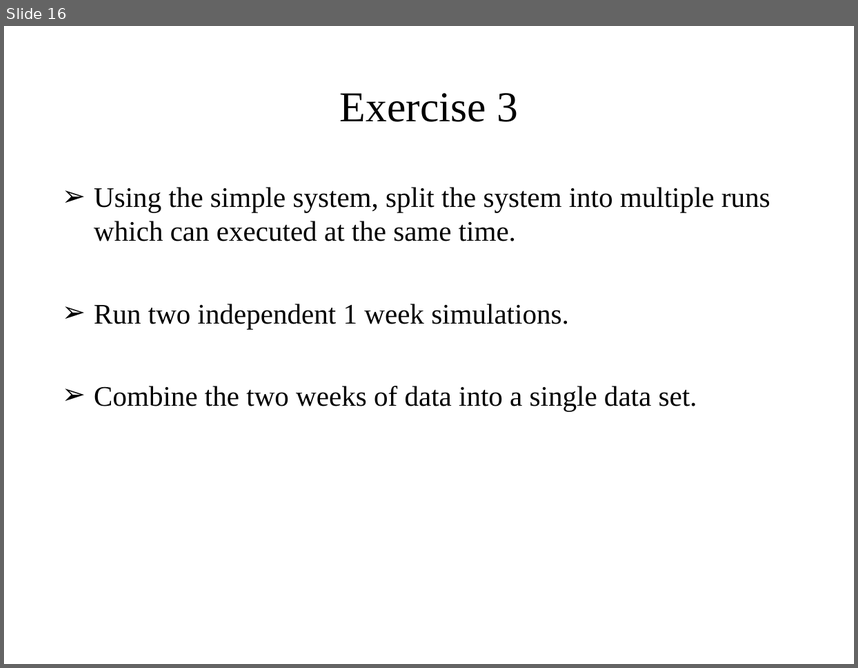
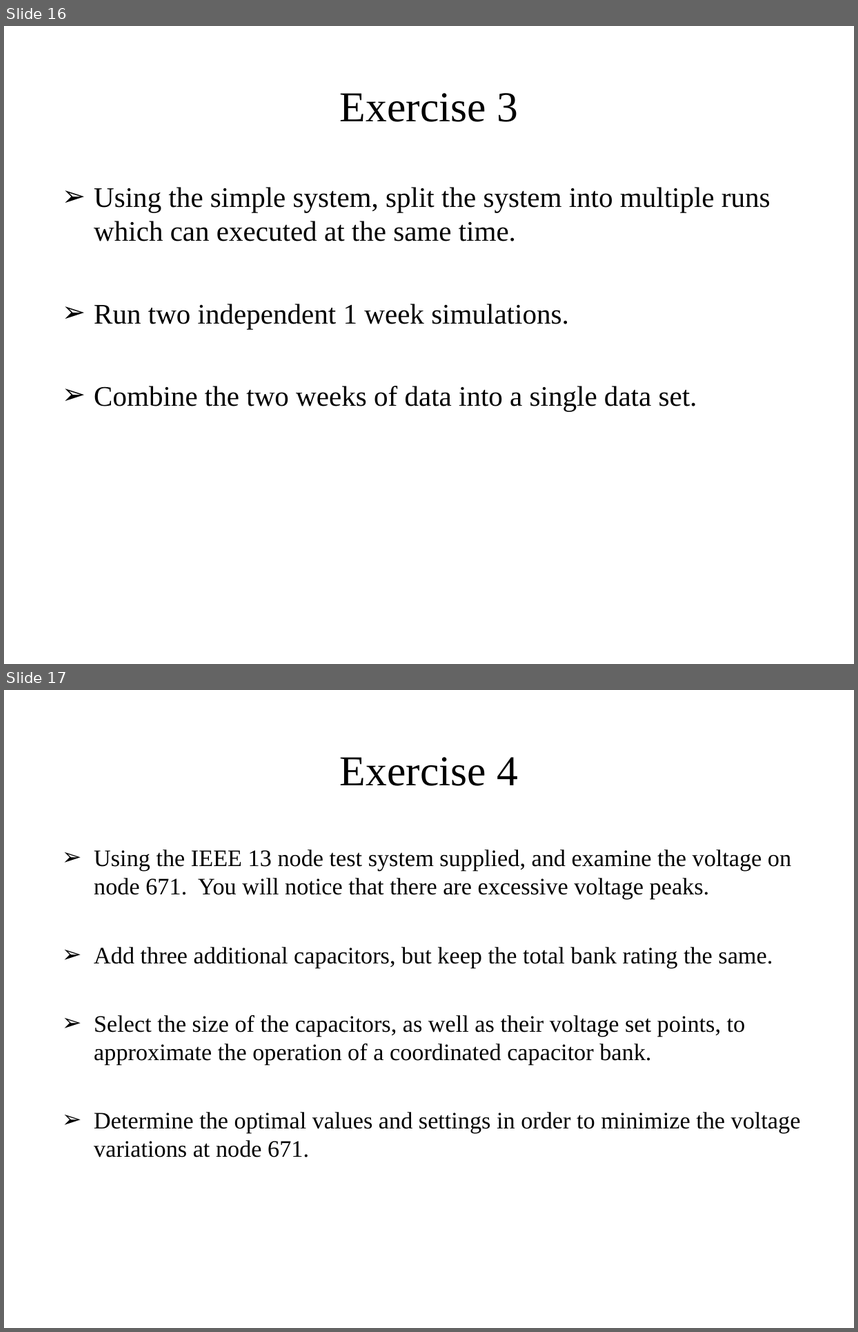
Before and after one commit to gridlab-d/course, a slide deck: Distribution_Analysis_Course/1.0 - Anual_Analysis.ppt. Shown one above the other, each under a label of ours: slide 16 before the commit, slides 16 and 17 after it. The pictures are 858x668 and 858x1332 pixels, drawn with LibreOffice and Linux fonts; fonts in the diff are those of the drawing. Boxes give left, top, right and bottom in pixels: in the first picture for what was removed or moved away, otherwise in the second. Text is boxed around its words. In the diff, an @@ line names an element or a change of style, - is before the commit and + after.

```diff
--- a/Distribution_Analysis_Course/1.0 - Anual_Analysis.ppt
+++ b/Distribution_Analysis_Course/1.0 - Anual_Analysis.ppt
@@ slide 17 added at [4,690,854,1328], background #FFFFFF @@
@@ title added at [340,757,518,786], 36 pt, text #000000 @@
+Exercise 4
@@ text added at [94,849,801,1157], 20 pt, text #000000 @@
+➢ Using the IEEE 13 node test system supplied, and examine the voltage on node 671. You will notice that there are excessive voltage peaks.
+➢ Add three additional capacitors, but keep the total bank rating the same.
+➢ Select the size of the capacitors, as well as their voltage set points, to approximate the operation of a coordinated capacitor bank.
+➢ Determine the optimal values and settings in order to minimize the voltage variations at node 671.
```
Also in this commit, not shown: 7 other files.
